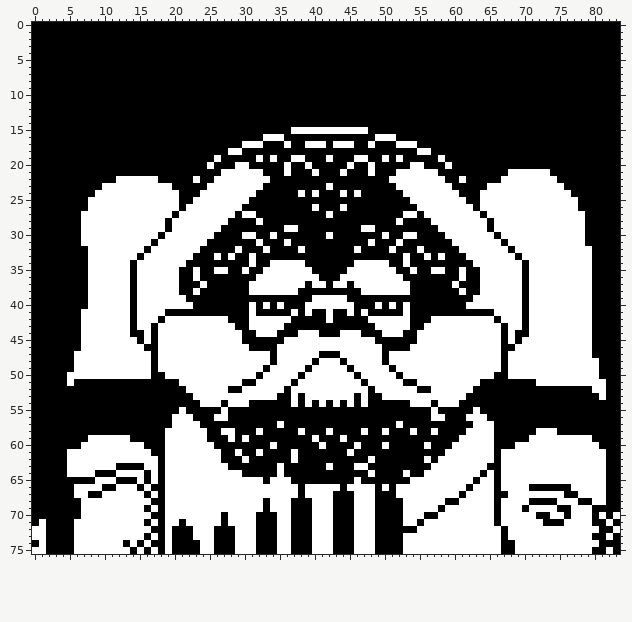
Sprite sheet, stored at src/shufflepuck/assets/opponents/sprite_c.png. The picture above is the old version.
The file is 84x76 pixels.
The same view after the edit:
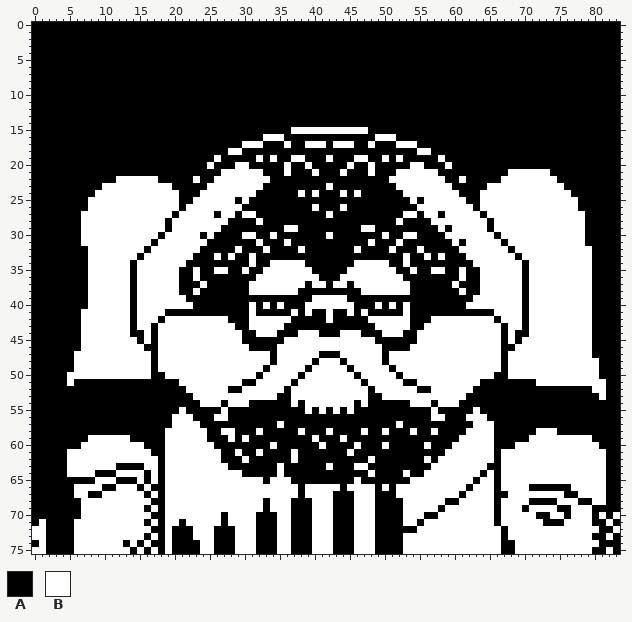
Palette (. is transparent): A #000000  B #ffffff
Edits made:
Changed rows in their new state; - is an unchanged pixel.
first column x 24:
25 -----A-------------------------A------
27 --A-------------------------------A---
29 -----------------------------------A--
30 A-------------------------------------
31 -------------------------------------A
first column x 38:
53 B-------B
54 --B-B-B--
55 -B-B-B-B-
